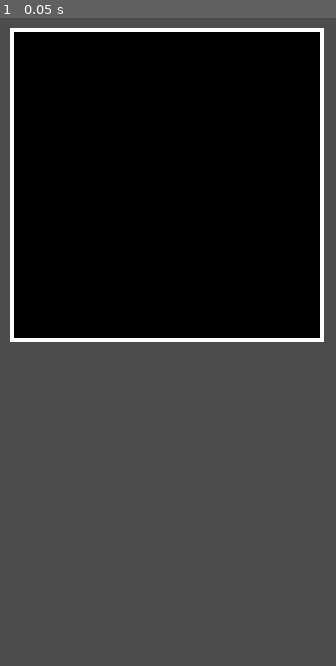
Above: before the commit, frame 1.
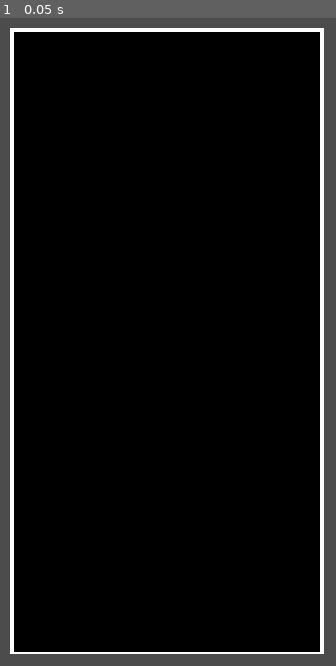
Above: after the commit, the same moment.

Repository: Crimeraaa-S1GMA/ParticlesGodotImplementation
Game: Godot game, scene res://Scenes/Core.tscn
Same seed, same stepped clock (60 frames per second), same inputs: the game is played once before the commit and once after it.
Inputs:
- Up to frame 1 (0.05 s): no input

The runs differ from the first frame. In frame 1, 46% of the frame differs, in the area x 2-97%, y 49-99%.

Commit message:
Update Core.gd

Diff:
--- a/Scenes/Core.gd
+++ b/Scenes/Core.gd
@@ -6,7 +6,7 @@
 
 var sim_frame : int = 0
 
-var sim_size : Vector2 = Vector2(100, 100)
+var sim_size : Vector2 = Vector2(100, 200)
 
 func _ready():
 	randomize()
@@ -17,9 +17,9 @@
 
 	noise.period = 0.5
 
-	for y in range(sim_size.y):
+	for x in range(sim_size.x):
 		var x_arr : Array = []
-		for x in range(sim_size.x):
+		for y in range(sim_size.y):
 			if y == 0 or y == sim_size.y - 1 or x == 0 or x == sim_size.x - 1:
 				x_arr.append(ParticleTileData.new(100))
 			else:
